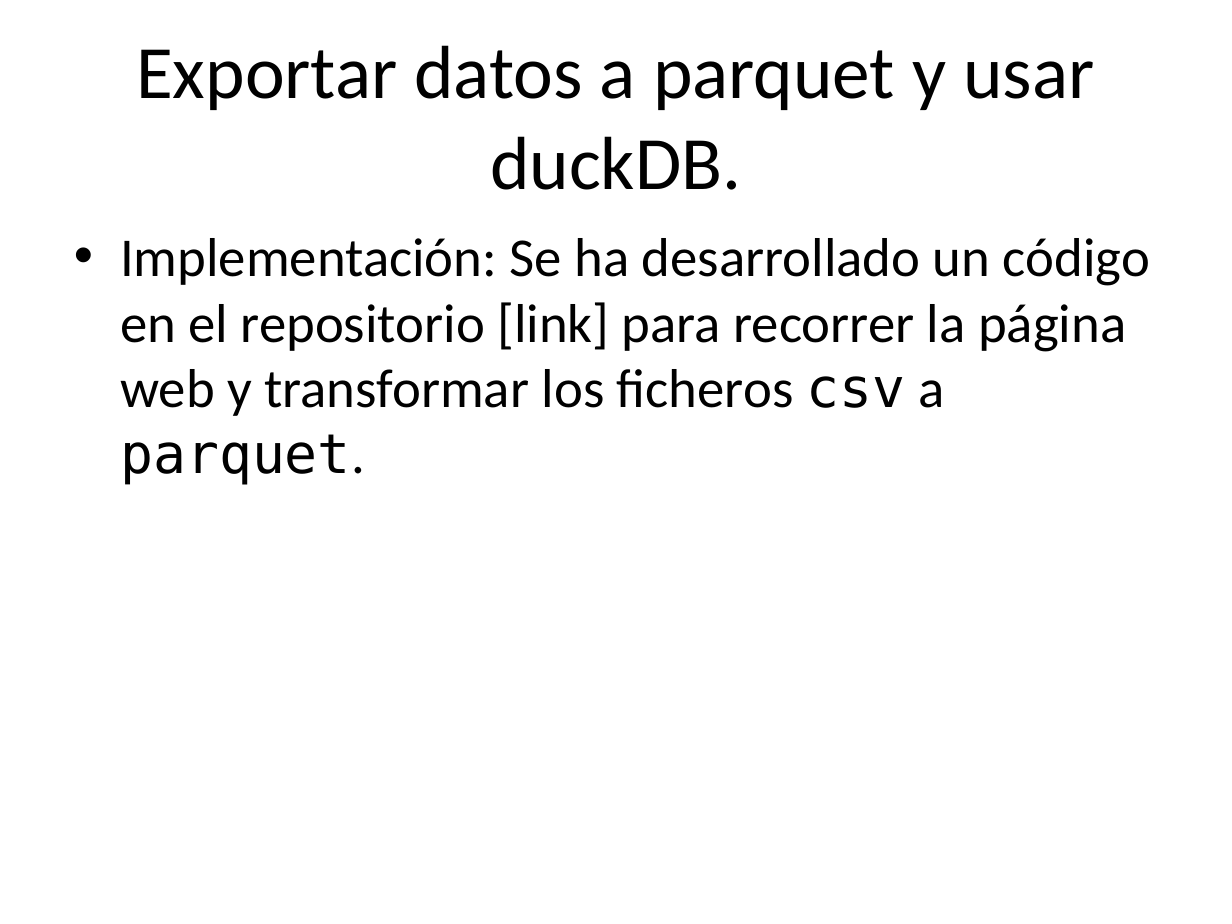
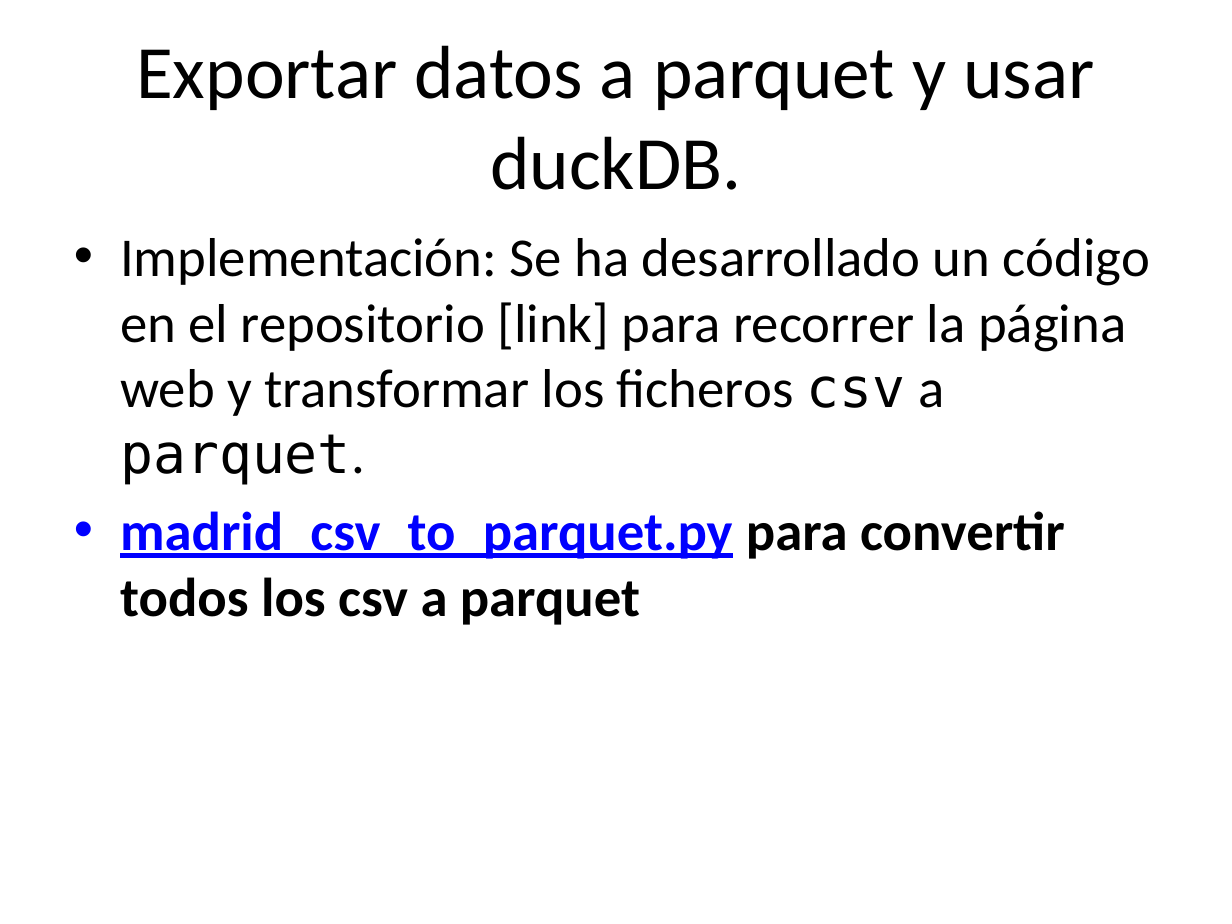
Before and after one commit to santiagomota/datos-madrid-presentacion, a slide deck: slide 7 of docs/index.pptx (slide 8 before the commit). Drawn at 1232x924 pixels with LibreOffice and Linux fonts; fonts in the diff are those of the drawing. Boxes give left, top, right and bottom in pixels: in the first picture for what was removed or moved away, otherwise in the second. Text is boxed around its words. In the diff, an @@ line names an element or a change of style, - is before the commit and + after.

```diff
--- a/docs/index.pptx
+++ b/docs/index.pptx
@@ text at bbox=[120, 511, 1065, 625]: paragraph added @@
+• madrid_csv_to_parquet.py para convertir todos los csv a parquet
```
Also in this commit, not shown: 4 other slides changed, 1 slide removed, 2 other files.
